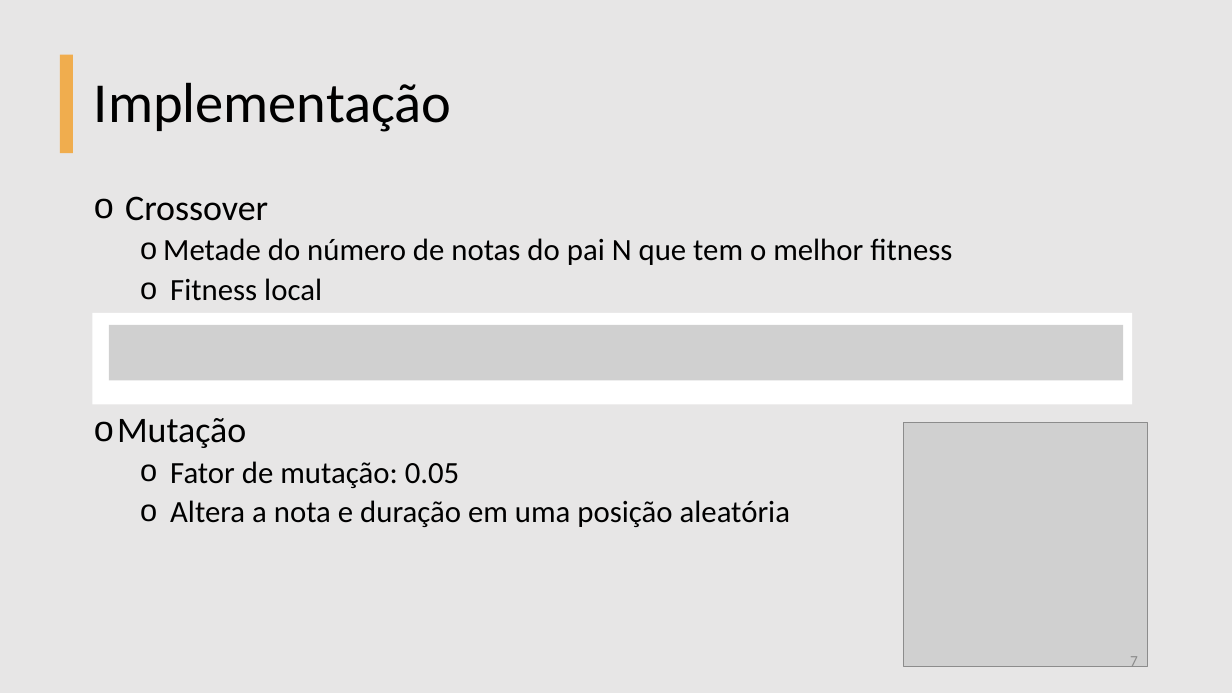
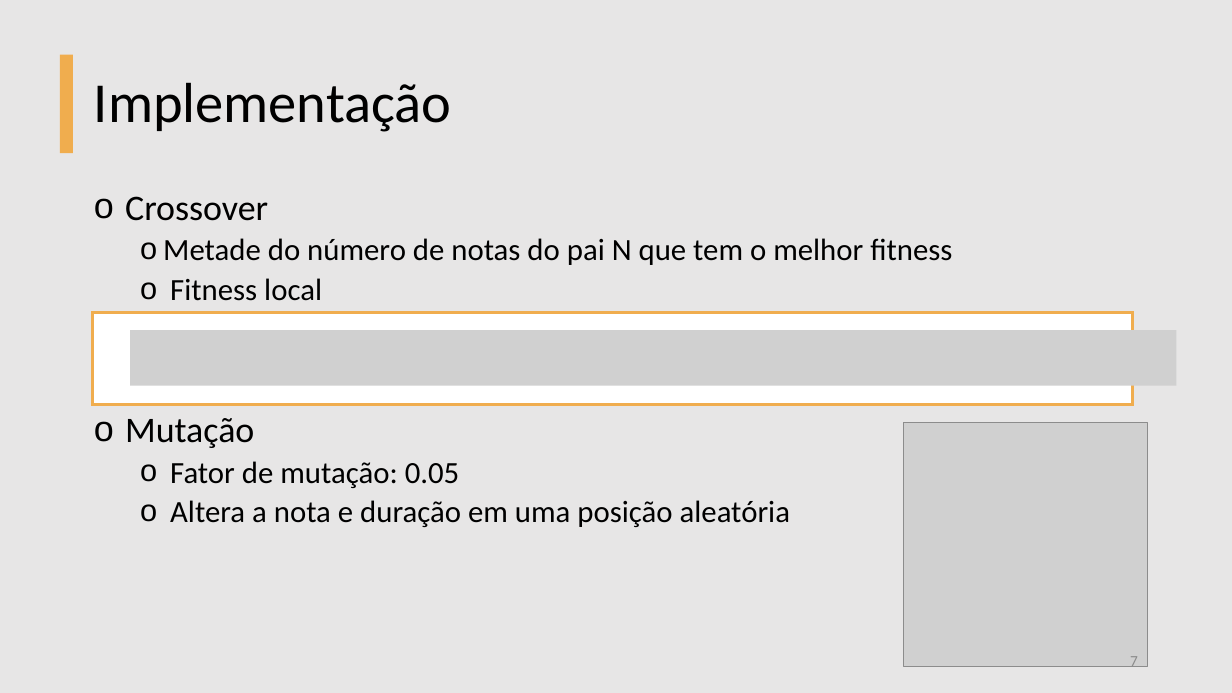
Before and after one commit to BeholderDEV/genetic-music-maker, a slide deck: slide 7 of Genetic Music.pptx. Drawn at 1232x693 pixels with LibreOffice and Linux fonts; fonts in the diff are those of the drawing; grey boxes stand for pictures. Boxes give left, top, right and bottom in pixels: in the first picture for what was removed or moved away, otherwise in the second. Text is boxed around its words. In the diff, an @@ line names an element or a change of style, - is before the commit and + after.

```diff
--- a/Genetic Music.pptx
+++ b/Genetic Music.pptx
@@ text "Crossover" rewrapped from bbox=[117, 196, 952, 527] to bbox=[125, 196, 952, 527] @@
@@ rectangle at bbox=[92, 313, 1132, 405]: outline none to #F0AD4E 2.25 pt @@
@@ picture: place and size @@
-picture at bbox=[109, 325, 1124, 381]
+picture at bbox=[130, 330, 1177, 385]
```
Also in this commit, not shown: 6 other slides changed.
